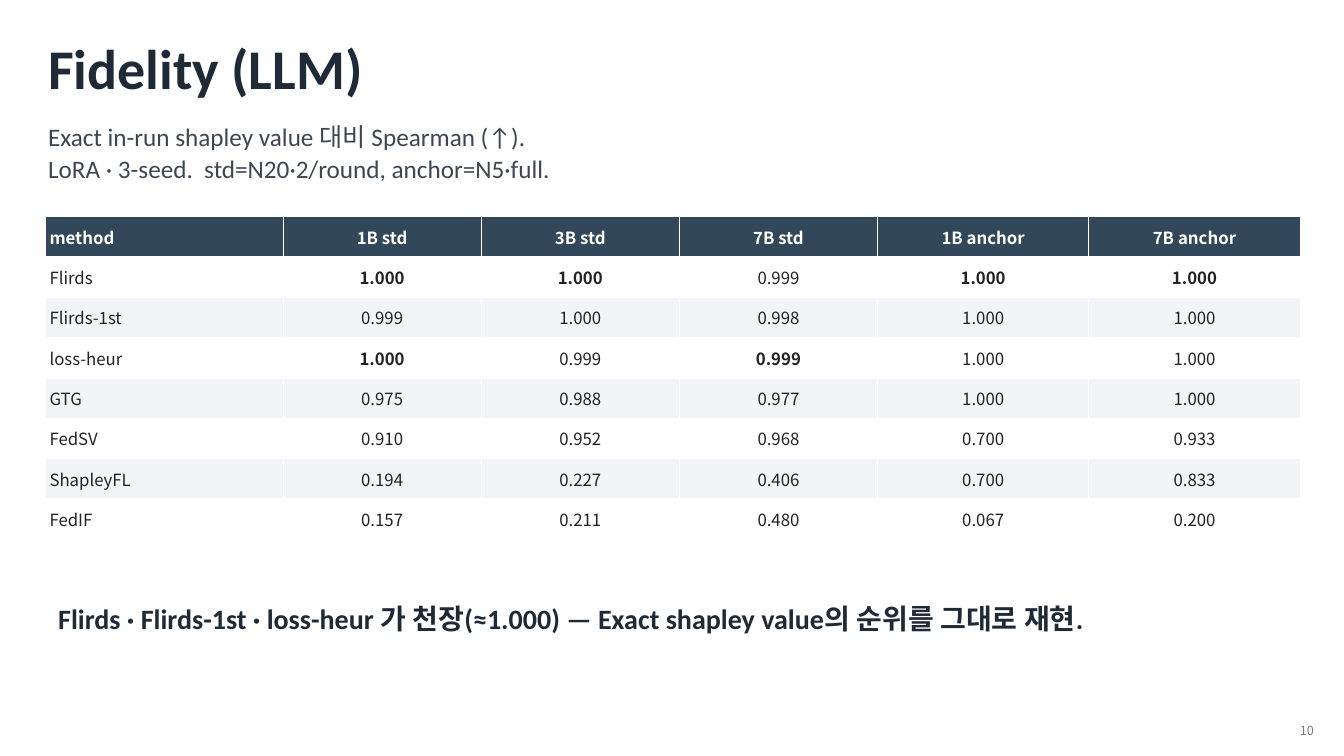
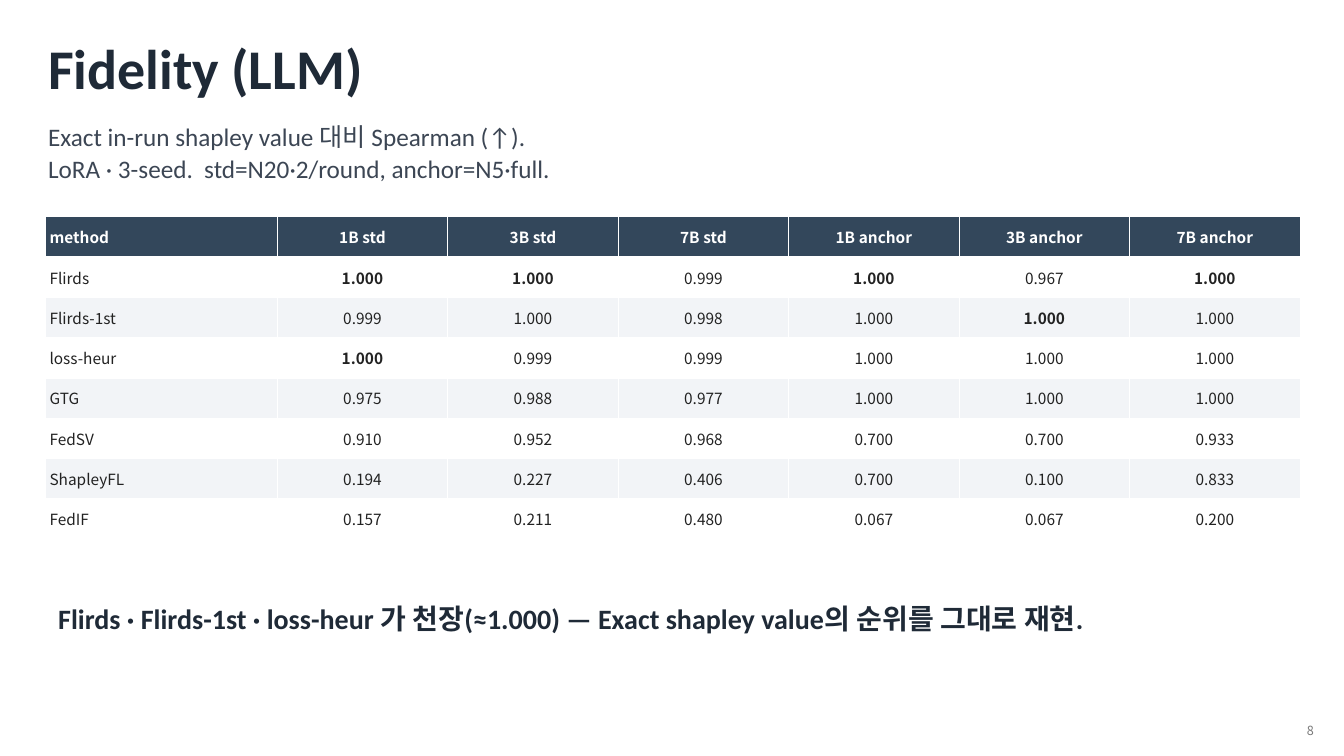
Before and after one commit to YongheeChoi/flirds, a slide deck: slide 8 of research-wiki/survey/presentations/flirds-seminar-intro/flirds-seminar-intro.pptx. Drawn at 1344x756 pixels with LibreOffice and Linux fonts; fonts in the diff are those of the drawing. Boxes give left, top, right and bottom in pixels: in the first picture for what was removed or moved away, otherwise in the second. Text is boxed around its words. In the diff, an @@ line names an element or a change of style, - is before the commit and + after.

```diff
--- a/research-wiki/survey/presentations/flirds-seminar-intro/flirds-seminar-intro.pptx
+++ b/research-wiki/survey/presentations/flirds-seminar-intro/flirds-seminar-intro.pptx
@@ table at box(45, 217, 1300, 539) @@
+column 6: 3B anchor | 0.967 | 1.000 | 1.000 | 1.000 | 0.700 | 0.100 | 0.067
@@ text at box(1307, 725, 1314, 735): text changed @@
-10
+8
```
Also in this commit, not shown: 10 other slides changed, 5 slides added.
